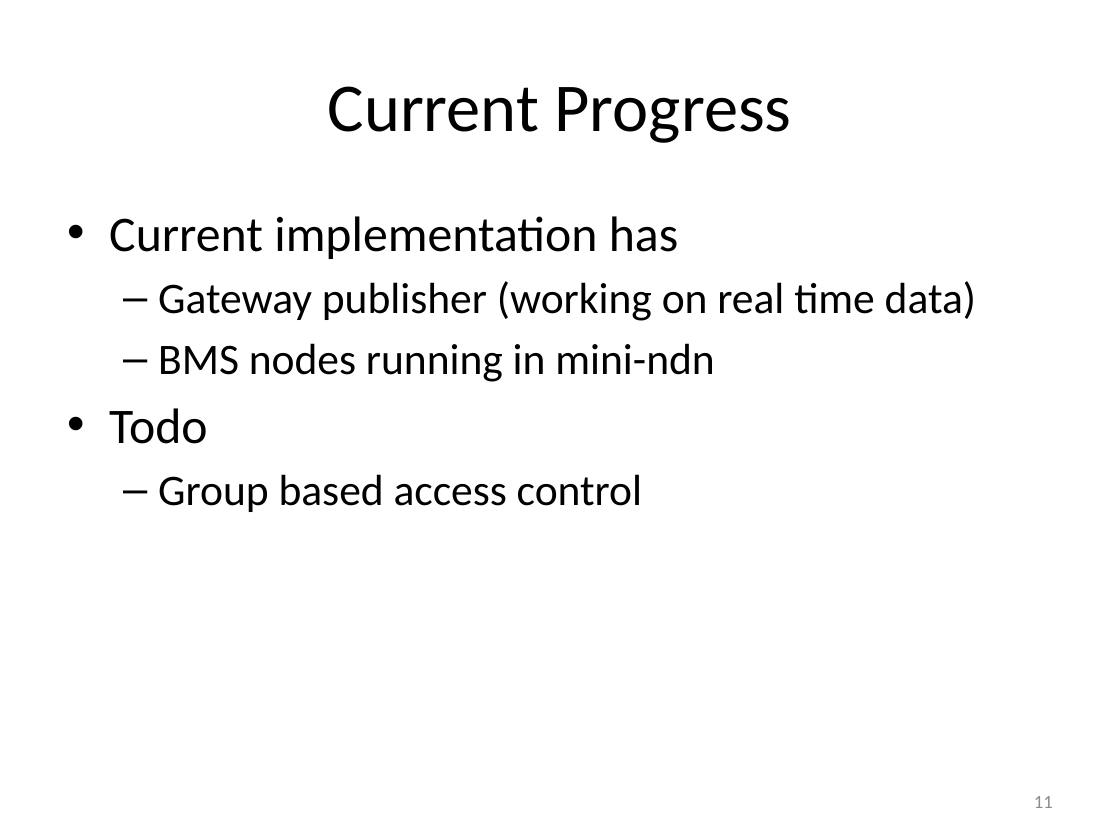
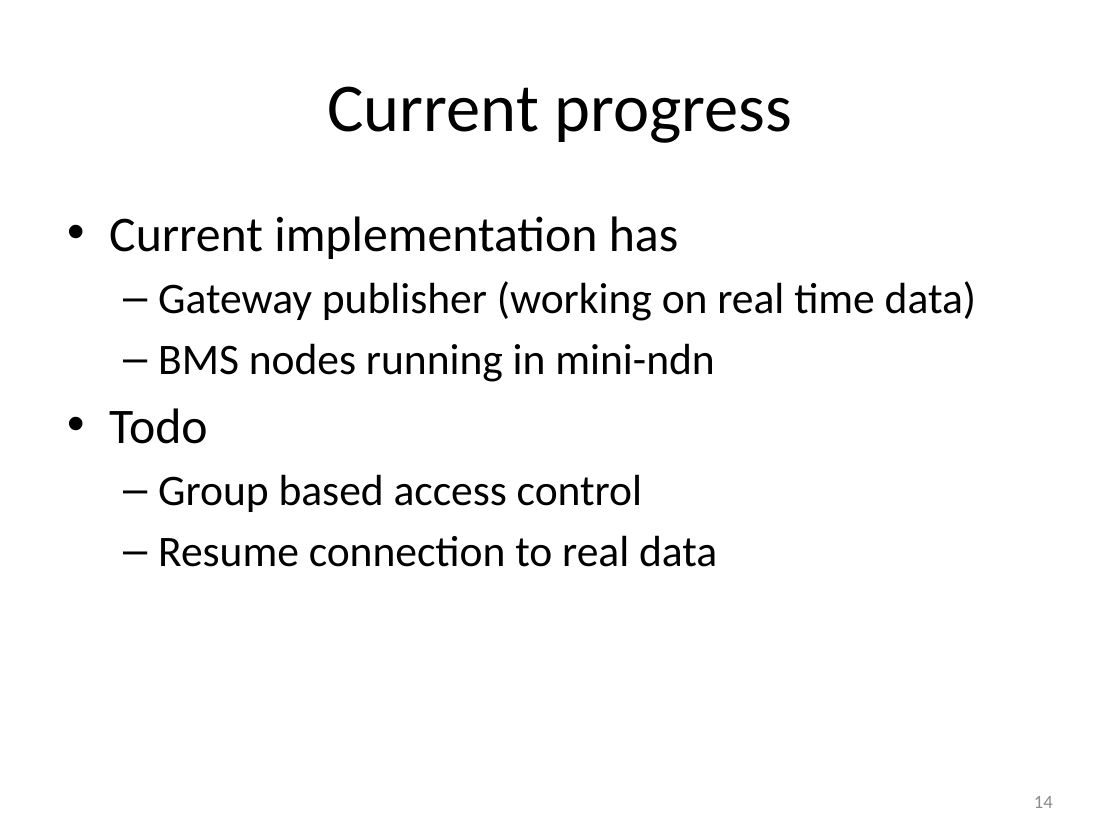
Before and after one commit to HHHlaing/bms-node, a slide deck: slide 14 of bms-poster-presentations/presentations/bms-application-design.pptx (slide 11 before the commit). Drawn at 1120x840 pixels with LibreOffice and Linux fonts; fonts in the diff are those of the drawing. Boxes give left, top, right and bottom in pixels: in the first picture for what was removed or moved away, otherwise in the second. Text is boxed around its words. In the diff, an @@ line names an element or a change of style, - is before the commit and + after.

```diff
--- a/bms-poster-presentations/presentations/bms-application-design.pptx
+++ b/bms-poster-presentations/presentations/bms-application-design.pptx
@@ title at [327,86,791,143]: text changed @@
-Current Progress
+Current progress
@@ text at [158,535,717,567]: paragraph added @@
+  – Resume connection to real data
@@ page number at [1034,796,1053,808]: text changed @@
-11
+14
```
Also in this commit, not shown: 8 other slides changed, 3 slides added, 6 other files.
